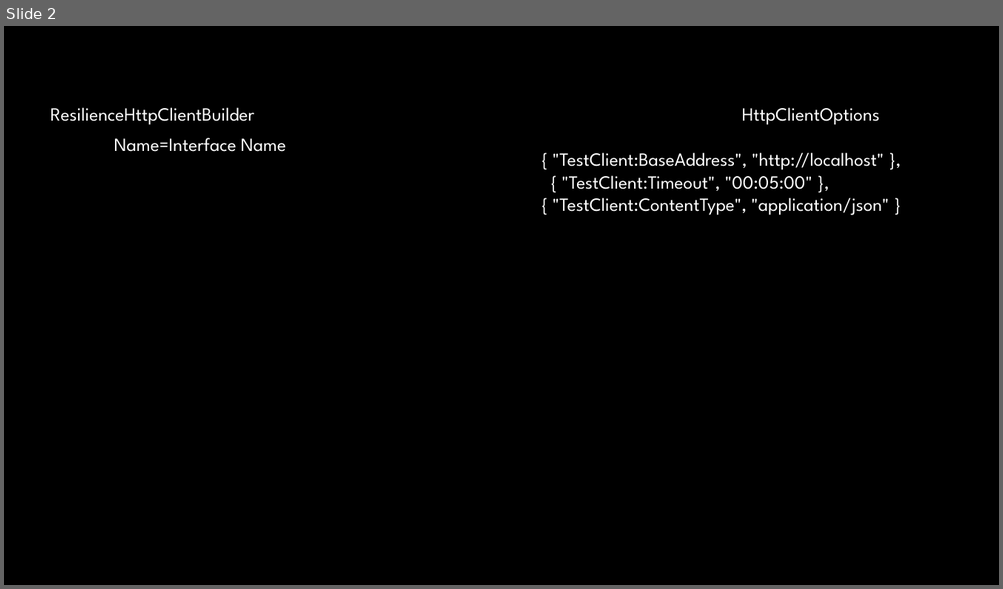
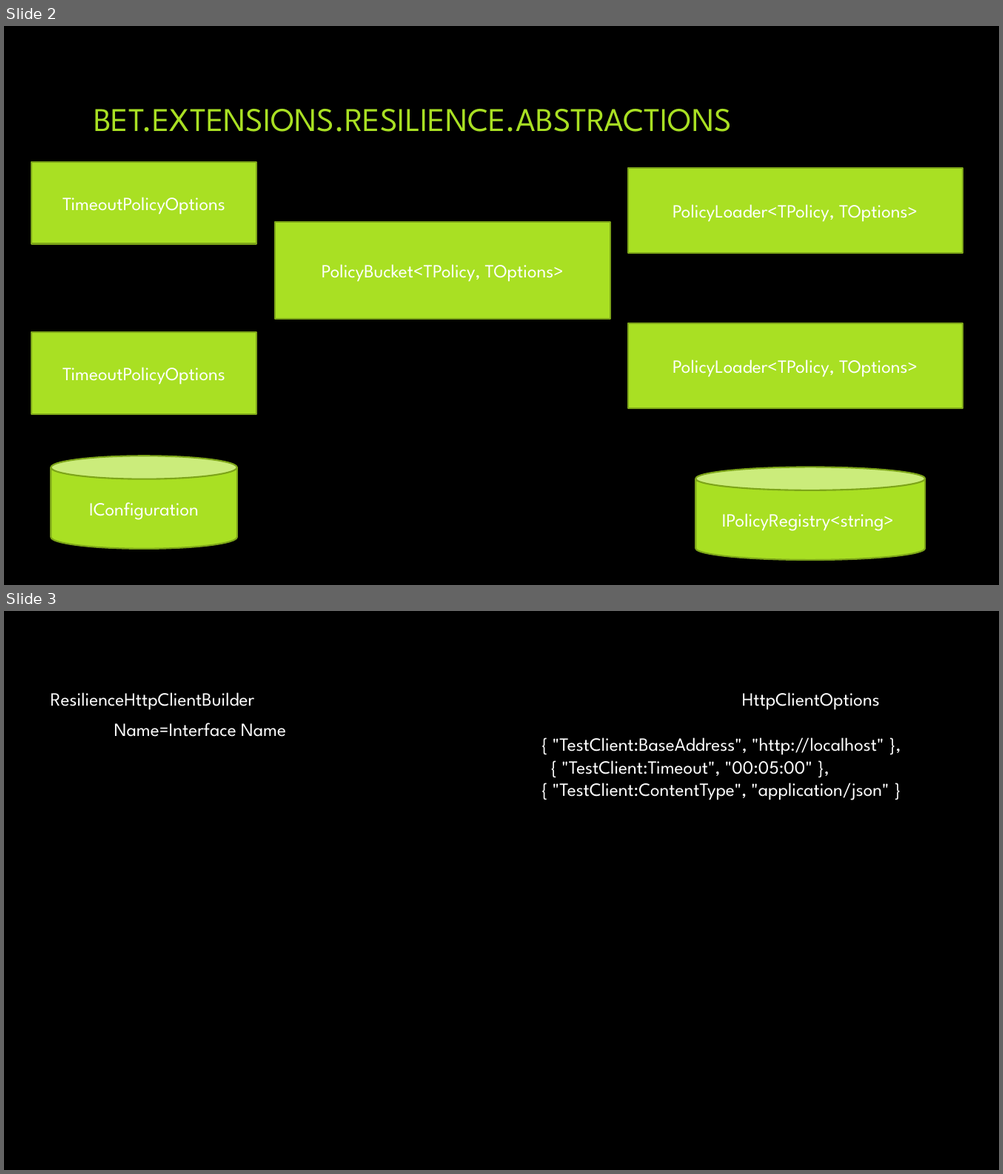
Before and after one commit to kdcllc/Bet.Extensions.Resilience, a slide deck: Bet.Extensions.Resilience.pptx. Shown one above the other, each under a label of ours: slide 2 before the commit, slides 2 and 3 after it. The pictures are 1003x589 and 1003x1174 pixels, drawn with LibreOffice and Linux fonts; fonts in the diff are those of the drawing; background and template pictures are left out. Boxes give left, top, right and bottom in pixels: in the first picture for what was removed or moved away, otherwise in the second. Text is boxed around its words. In the diff, an @@ line names an element or a change of style, - is before the commit and + after.

```diff
--- a/Bet.Extensions.Resilience.pptx
+++ b/Bet.Extensions.Resilience.pptx
@@ slide 2 added at box(4, 26, 999, 585), background picture (left out) @@
@@ title added at box(94, 109, 731, 132), 32 pt, text #A9E023 @@
+BET.EXTENSIONS.RESILIENCE.ABSTRACTIONS
@@ rectangle added at box(31, 162, 257, 244), fill #A9E023, outline #7DA61A 1.5 pt, 18 pt, text #FFFFFF @@
+TimeoutPolicyOptions
@@ rectangle added at box(628, 169, 963, 254), fill #A9E023, outline #7DA61A 1.5 pt, 18 pt, text #FFFFFF @@
+PolicyLoader<TPolicy, TOptions>
@@ rectangle added at box(275, 222, 610, 319), fill #A9E023, outline #7DA61A 1.5 pt, 18 pt, text #FFFFFF @@
+PolicyBucket<TPolicy, TOptions>
@@ rectangle added at box(31, 332, 257, 414), fill #A9E023, outline #7DA61A 1.5 pt, 18 pt, text #FFFFFF @@
+TimeoutPolicyOptions
@@ rectangle added at box(628, 323, 963, 409), fill #A9E023, outline #7DA61A 1.5 pt, 18 pt, text #FFFFFF @@
+PolicyLoader<TPolicy, TOptions>
@@ cylinder added at box(51, 457, 238, 550), fill #A9E023, outline #7DA61A 1.5 pt, 18 pt, text #FFFFFF @@
+IConfiguration
@@ cylinder added at box(696, 468, 925, 561), fill #A9E023, outline #7DA61A 1.5 pt, 18 pt, text #FFFFFF @@
+IPolicyRegistry<string>
@@ what was slide 2 is now slide 3 @@
```
Also in this commit, not shown: 2 slides changed, 1 slide removed, 10 other files.
